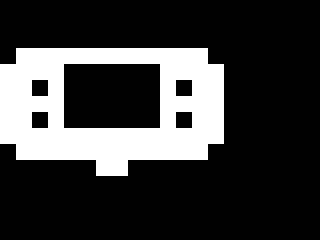
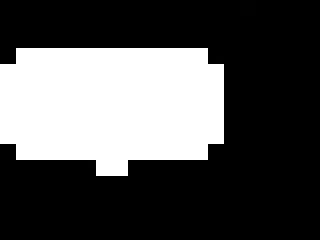
Two versions of the same layered image (320×240). Layer-by-layer changes:
painted on "Layer 1" over [32, 64, 192, 128]
showed "Layer 0" over [32, 64, 192, 128]
